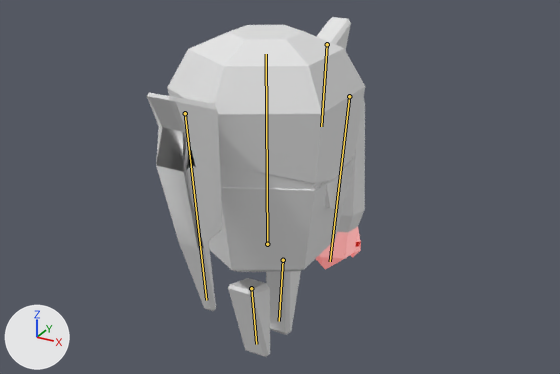
An edit to the FBX model Assets/3D model/Ranged enemy/Ranged enemy.fbx, drawn before and after from the same camera.
The view is the same before and after, from a 50 mm lens placed at (5.51, -9.61, 7.82), pointed at (-0.22, 0.8, 2.62). Arrows for +X, +Y and +Z are at lower left; the lights stay in place. The picture after the commit comes second. The bones that change are drawn over the model as lines.
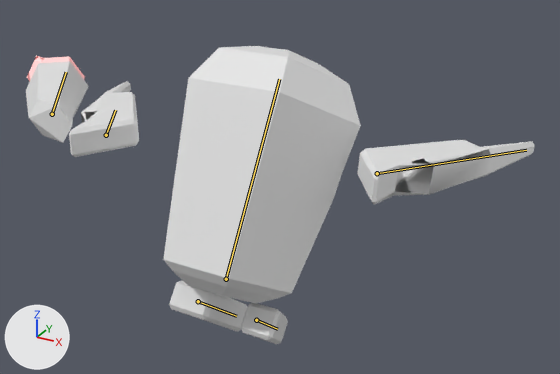
The newer file adds an action. The first version stands in its rest pose; the second is drawn at frame 1 of the action 'Armature|takeDamage'.

Edits to the bpy script that builds the scene:
```text
Change bone_torso:
    where bone_torso = bpy.data.objects['Armature'].pose.bones['torso']  # child of 'root'
    bone_torso.location: (0.0, 0.0, 0.0) -> (0.0, 0.0, 1.25)
    bone_torso.rotation_quaternion: (1.0, 0.0, 0.0, 0.0) -> (0.68, -0.195, 0.68, -0.195)  # degrees (0, 0, 0) -> degrees (-90, 58, -90)
Change bone_leftleg:
    where bone_leftleg = bpy.data.objects['Armature'].pose.bones['leftLeg']  # child of 'root'
    bone_leftleg.location: (0.0, 0.0, 0.0) -> (-0.52, 0.21, -1.76)
    bone_leftleg.rotation_quaternion: (1.0, 0.0, 0.0, 0.0) -> (0.639, 0.302, -0.599, -0.377)  # degrees (0, 0, 0) -> degrees (83, -33, -90)
Change bone_rightleg:
    where bone_rightleg = bpy.data.objects['Armature'].pose.bones['rightLeg']  # child of 'root'
    bone_rightleg.location: (0.0, 0.0, 0.0) -> (0.52, -0.09, -0.72)
    bone_rightleg.rotation_quaternion: (1.0, 0.0, 0.0, 0.0) -> (0.639, 0.302, -0.671, -0.223)  # degrees (0, 0, 0) -> degrees (97, -46, -90)
Change bone_rightarm:
    where bone_rightarm = bpy.data.objects['Armature'].pose.bones['rightArm']  # child of 'root'
    bone_rightarm.location: (0.0, 0.0, 0.0) -> (2.05, 1.06, 1.3)
    bone_rightarm.rotation_quaternion: (1.0, 0.0, 0.0, 0.0) -> (0.654, 0.311, -0.397, -0.563)  # degrees (0, 0, 0) -> degrees (60, -10, -87)
Change bone_leftarm:
    where bone_leftarm = bpy.data.objects['Armature'].pose.bones['leftArm']  # child of 'root'
    bone_leftarm.location: (0.0, 0.0, 0.0) -> (-2.05, 1.25, -3.19)
    bone_leftarm.rotation_quaternion: (1.0, 0.0, 0.0, 0.0) -> (0.305, 0.625, -0.624, -0.355)  # degrees (0, 0, 0) -> degrees (124, 4, -92)
Change bone_cannon:
    where bone_cannon = bpy.data.objects['Armature'].pose.bones['cannon']  # child of 'leftArm'
    bone_cannon.rotation_quaternion: (1.0, 0.0, 0.0, 0.0) -> (0.995, 0.096, -0.005, -0.001)  # degrees (0, 0, 0) -> degrees (11, -1, 0)
```

Changed parts and their boxes [x1, y1, x2, y2] in the pictures (560 x 374 px):
'Cylinder.001', posed (133% wider, 12% shorter)
    before: [147, 17, 365, 357]
    after: [26, 46, 535, 344]
bone 'torso', root to tip
    before: (267, 244) to (266, 54)
    after: (226, 279) to (279, 79)
bone 'leftLeg', root to tip
    before: (283, 260) to (279, 321)
    after: (198, 301) to (236, 316)
bone 'rightLeg', root to tip
    before: (251, 288) to (256, 344)
    after: (256, 320) to (277, 329)
bone 'rightArm', root to tip
    before: (185, 113) to (206, 300)
    after: (377, 173) to (526, 150)
bone 'leftArm', root to tip
    before: (327, 44) to (321, 126)
    after: (106, 135) to (115, 110)
bone 'cannon', root to tip
    before: (349, 96) to (330, 261)
    after: (52, 114) to (66, 72)
